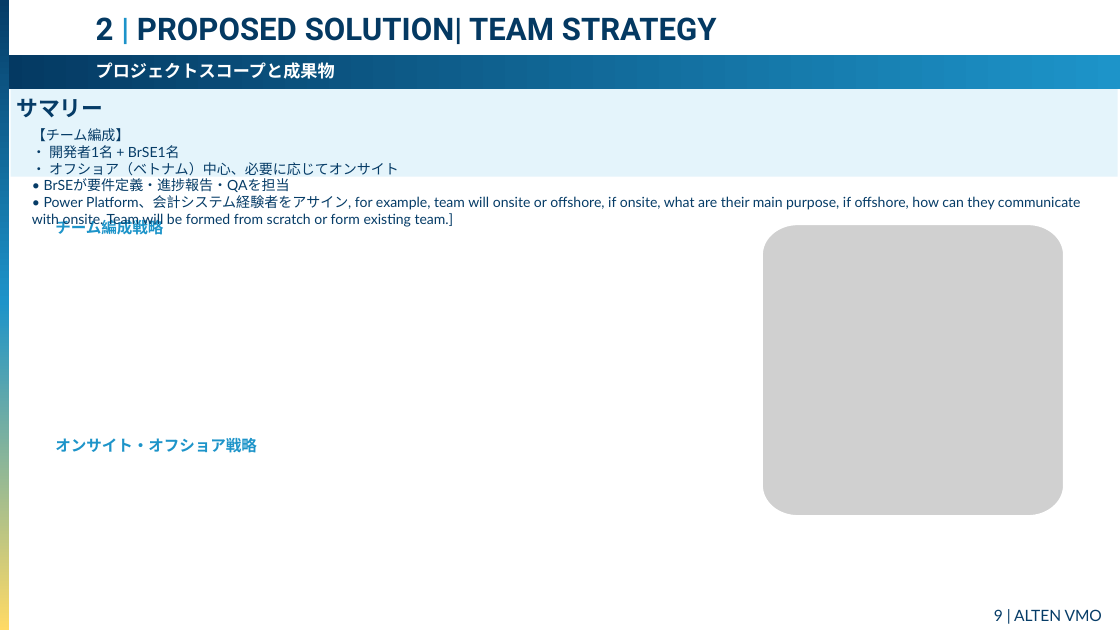
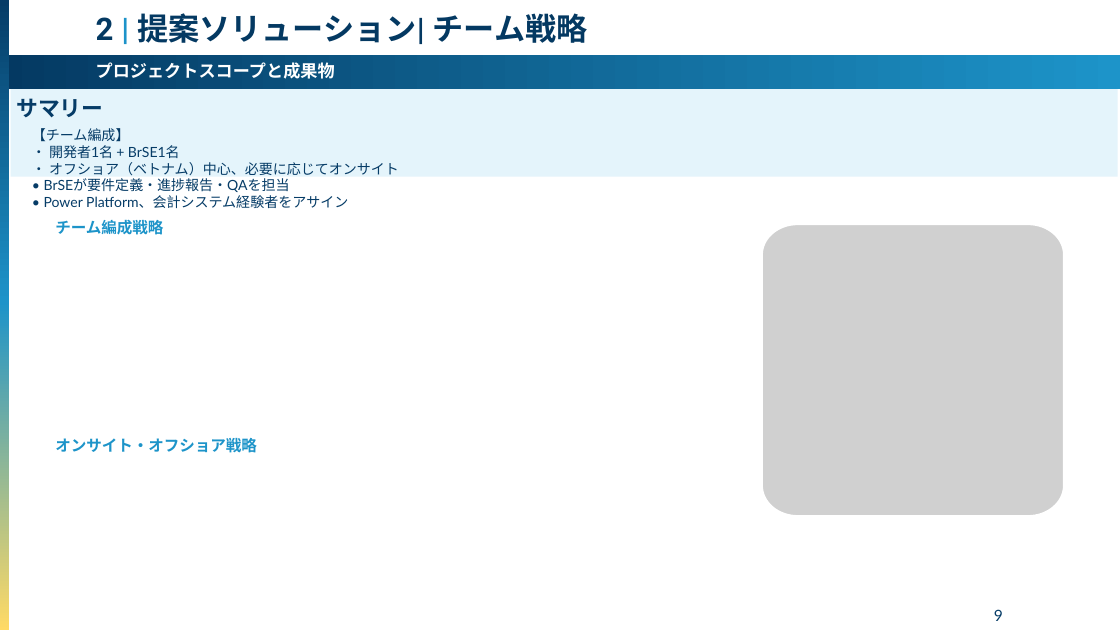
Before and after one commit to sslakd/Utility-app, a slide deck: slide 9 of Fujifilm_ODC_Proposal_JP.pptx. Drawn at 1120x630 pixels with LibreOffice and Linux fonts; fonts in the diff are those of the drawing; grey boxes stand for pictures. Boxes give left, top, right and bottom in pixels: in the first picture for what was removed or moved away, otherwise in the second. Text is boxed around its words. In the diff, an @@ line names an element or a change of style, - is before the commit and + after.

```diff
--- a/Fujifilm_ODC_Proposal_JP.pptx
+++ b/Fujifilm_ODC_Proposal_JP.pptx
@@ text at [96, 13, 588, 44]: text changed @@
-2 | PROPOSED SOLUTION| TEAM STRATEGY
+2 | 提案ソリューション| チーム戦略
@@ text at [32, 128, 399, 208]: text changed @@
-【チーム編成】
-• 開発者1名 + BrSE1名
-• オフショア（ベトナム）中心、必要に応じてオンサイト
-• BrSEが要件定義・進捗報告・QAを担当
-• Power Platform、会計システム経験者をアサイン, for example, team will onsite or offshore, if onsite, what are their main purpose, if offshore, how can they communicate with onsite. Team will be formed from scratch or form existing team.]
+【チーム編成】
+• 開発者1名 + BrSE1名
+• オフショア（ベトナム）中心、必要に応じてオンサイト
+• BrSEが要件定義・進捗報告・QAを担当
+• Power Platform、会計システム経験者をアサイン
@@ page number at [994, 609, 1003, 621]: text changed @@
-9 | ALTEN VMO
+9
```
Also in this commit, not shown: 20 other slides changed, 1 slide added, 1 slide removed.
